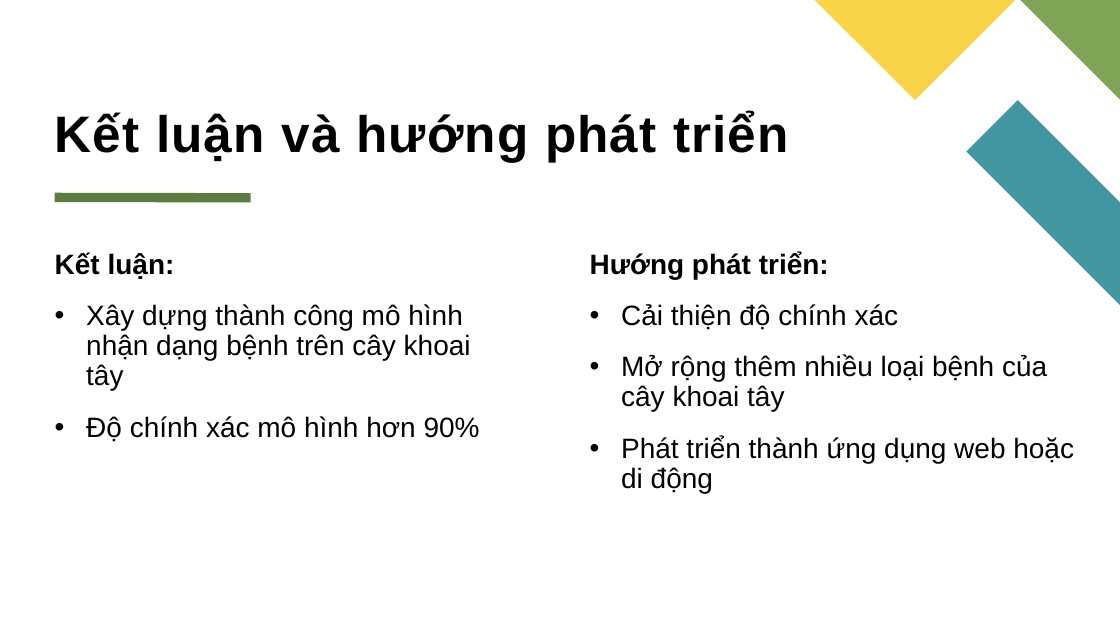
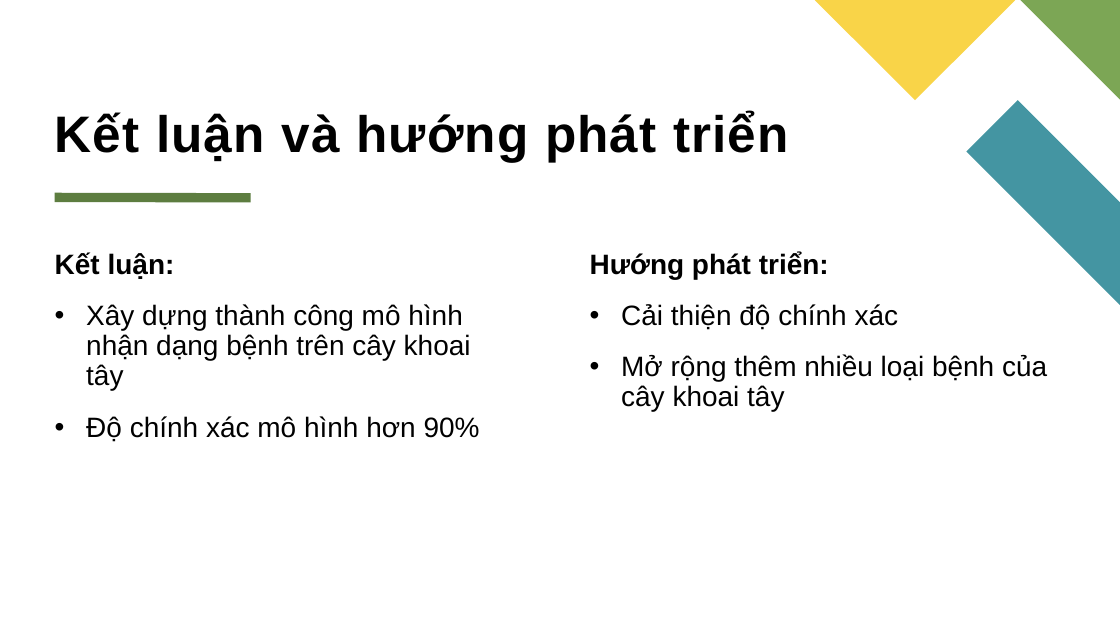
Before and after one commit to LuanPhan2911/potato_disease_classification, a slide deck: slide 10 of reports/B2111851_PhanBaoLuan_NLCS.pptx. Drawn at 1120x630 pixels with LibreOffice and Linux fonts; fonts in the diff are those of the drawing. Boxes give left, top, right and bottom in pixels: in the first picture for what was removed or moved away, otherwise in the second. Text is boxed around its words. In the diff, an @@ line names an element or a change of style, - is before the commit and + after.

```diff
--- a/reports/B2111851_PhanBaoLuan_NLCS.pptx
+++ b/reports/B2111851_PhanBaoLuan_NLCS.pptx
@@ text at <box>621,436,1074,493</box>: paragraph removed @@
-• Phát triển thành ứng dụng web hoặc di động
```
Also in this commit, not shown: 4 other slides changed, 7 slides added, 4 slides removed, 3 other files.
